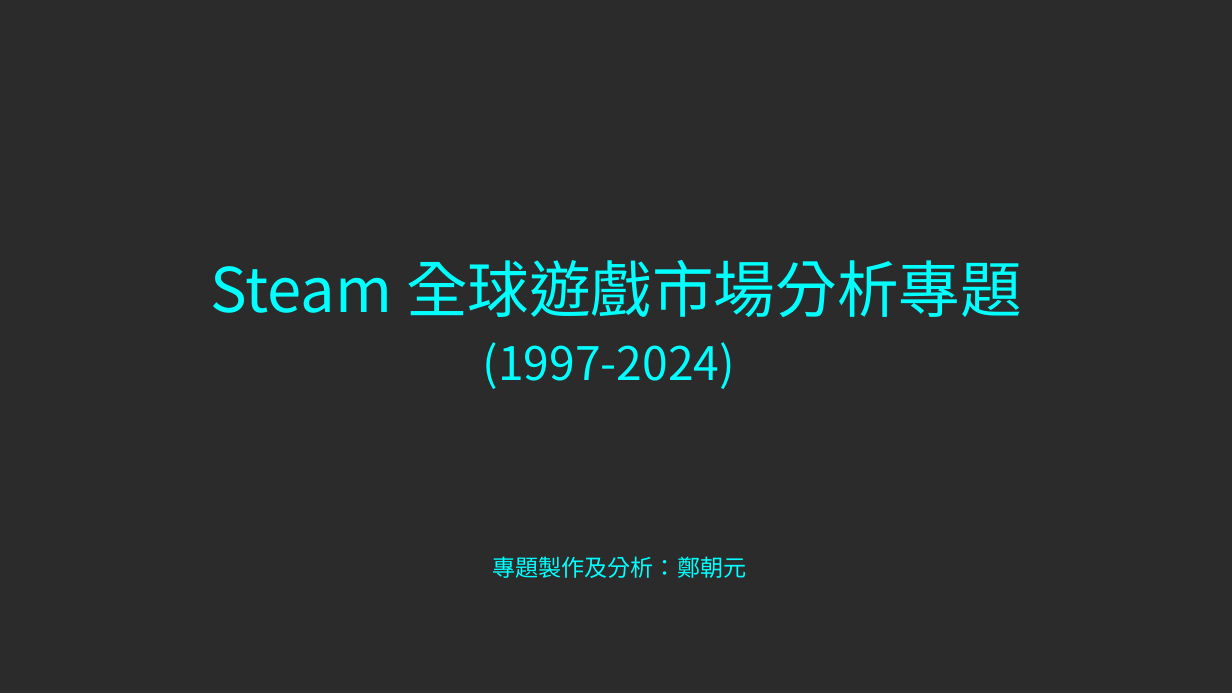
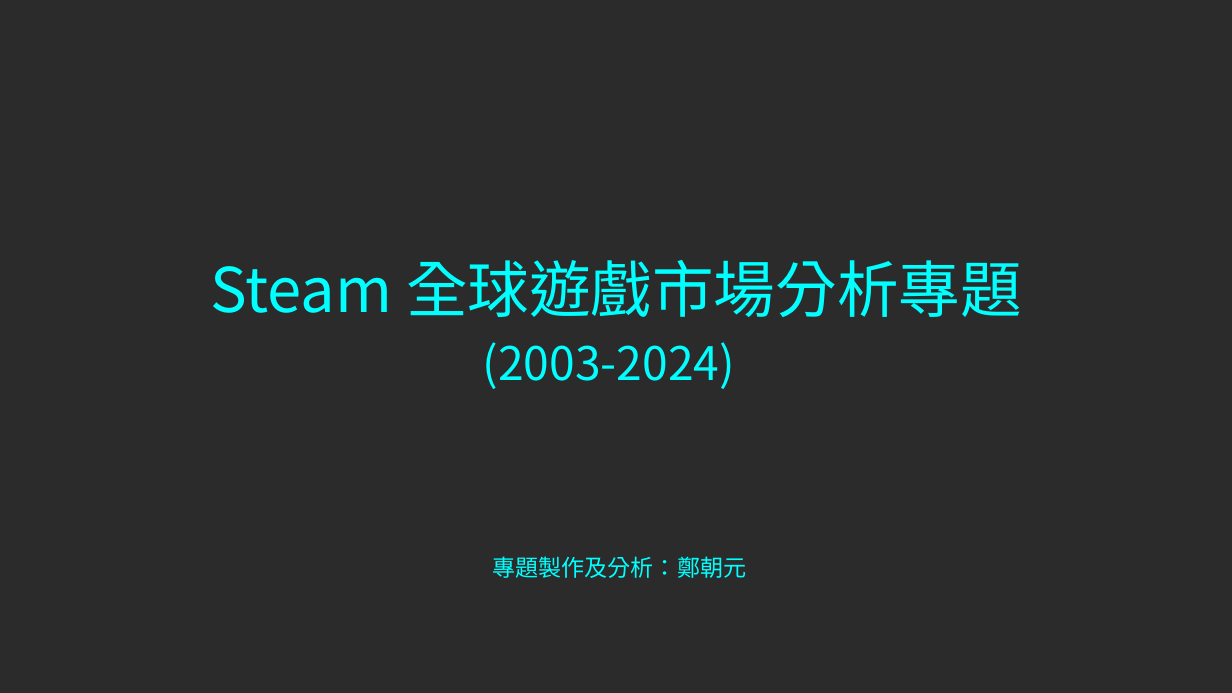
Before and after one commit to rhea95032/topic, a slide deck: slide 1 of Steam遊戲市場分析報告.pptx. Drawn at 1232x693 pixels with LibreOffice and Linux fonts; fonts in the diff are those of the drawing; background and template pictures are left out; a plain dark background stands for a picture behind light text. Boxes give left, top, right and bottom in pixels: in the first picture for what was removed or moved away, otherwise in the second. Text is boxed around its words. In the diff, an @@ line names an element or a change of style, - is before the commit and + after.

```diff
--- a/Steam遊戲市場分析報告.pptx
+++ b/Steam遊戲市場分析報告.pptx
@@ text at [483, 342, 735, 389]: text changed @@
-(1997-2024)
+(2003-2024)
```
Also in this commit, not shown: 2 other slides changed, 5 slides added, 2 slides removed, 8 other files.
